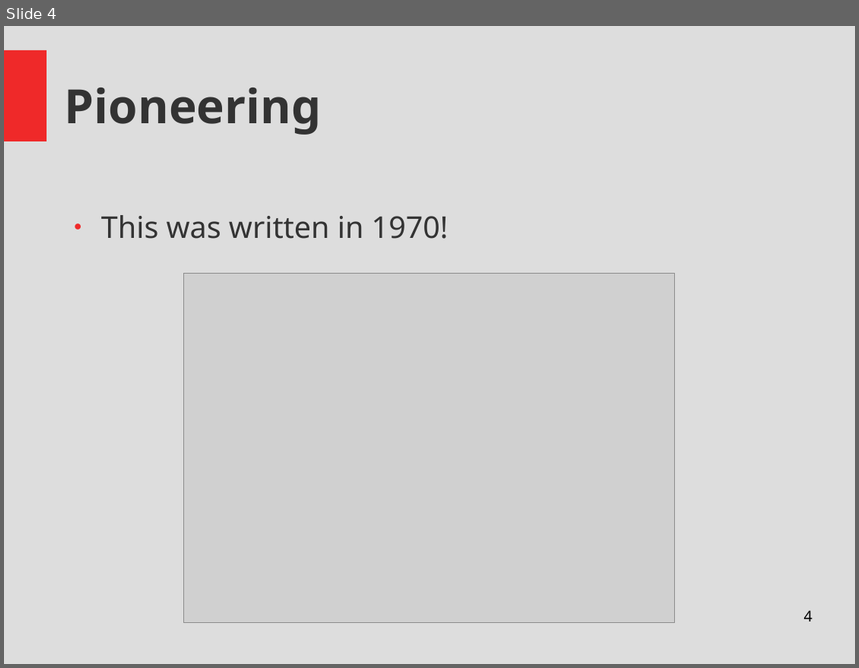
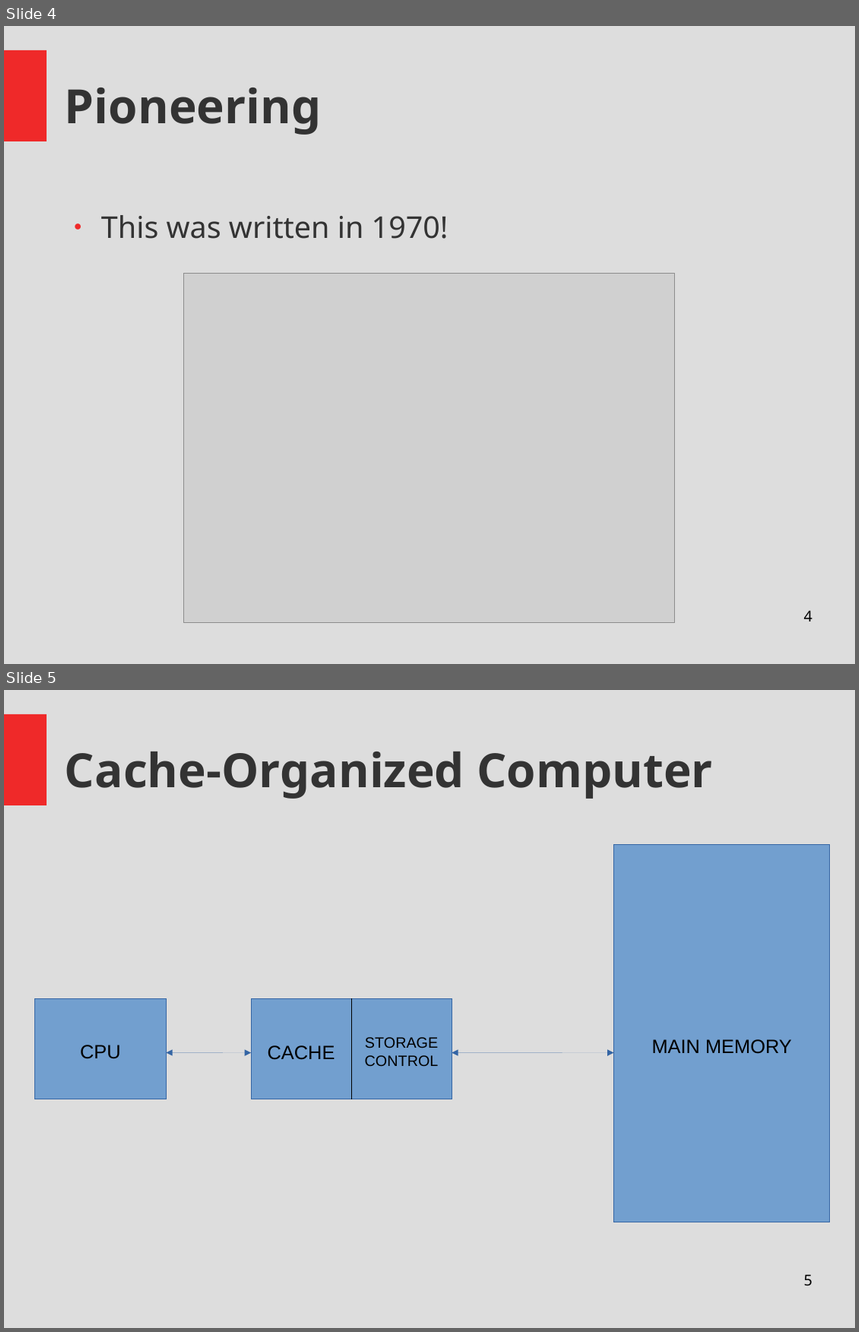
Before and after one commit to Thapep/PPS, a slide deck: inmemory/In Memory Processing Presentation.odp. Shown one above the other, each under a label of ours: slide 4 before the commit, slides 4 and 5 after it. The pictures are 859x668 and 859x1332 pixels, drawn with LibreOffice and Linux fonts; fonts in the diff are those of the drawing; grey boxes stand for pictures. Boxes give left, top, right and bottom in pixels: in the first picture for what was removed or moved away, otherwise in the second. Text is boxed around its words. In the diff, an @@ line names an element or a change of style, - is before the commit and + after.

```diff
--- a/inmemory/In Memory Processing Presentation.odp
+++ b/inmemory/In Memory Processing Presentation.odp
@@ slide 5 added at (x1=4, y1=690, x2=855, y2=1328), background #DDDDDD; not listed: 1 template element that a slide beside it also shows @@
@@ title added at (x1=65, y1=752, x2=713, y2=799), 44 pt, text #333333, bold @@
+Cache-Organized Computer
@@ rectangle added at (x1=614, y1=844, x2=830, y2=1223), fill #729FCF, outline #3465A4 0 pt @@
@@ rectangle added at (x1=35, y1=999, x2=166, y2=1100), fill #729FCF, outline #3465A4 0 pt @@
@@ rectangle added at (x1=251, y1=999, x2=452, y2=1100), fill #729FCF, outline #3465A4 0 pt @@
@@ line added from (351, 999) to (351, 1100), #000000 0 pt @@
@@ text added at (x1=80, y1=1045, x2=121, y2=1059), 18 pt, text #000000 @@
+CPU
@@ double arrow added from (166, 1053) to (251, 1053), #3465A4 0 pt @@
@@ text added at (x1=268, y1=1046, x2=335, y2=1060), 18 pt, text #000000 @@
+CACHE
@@ text added at (x1=365, y1=1037, x2=439, y2=1066), 14 pt, text #000000 @@
+STORAGE CONTROL
@@ double arrow added from (452, 1053) to (614, 1053), #3465A4 0 pt @@
@@ text added at (x1=652, y1=1040, x2=792, y2=1054), 18 pt, text #000000 @@
+MAIN MEMORY
@@ page number added at (x1=804, y1=1275, x2=813, y2=1287), 14 pt, text #000000 @@
+5
```
Also in this commit, not shown: 6 other slides added, 1 other file.
